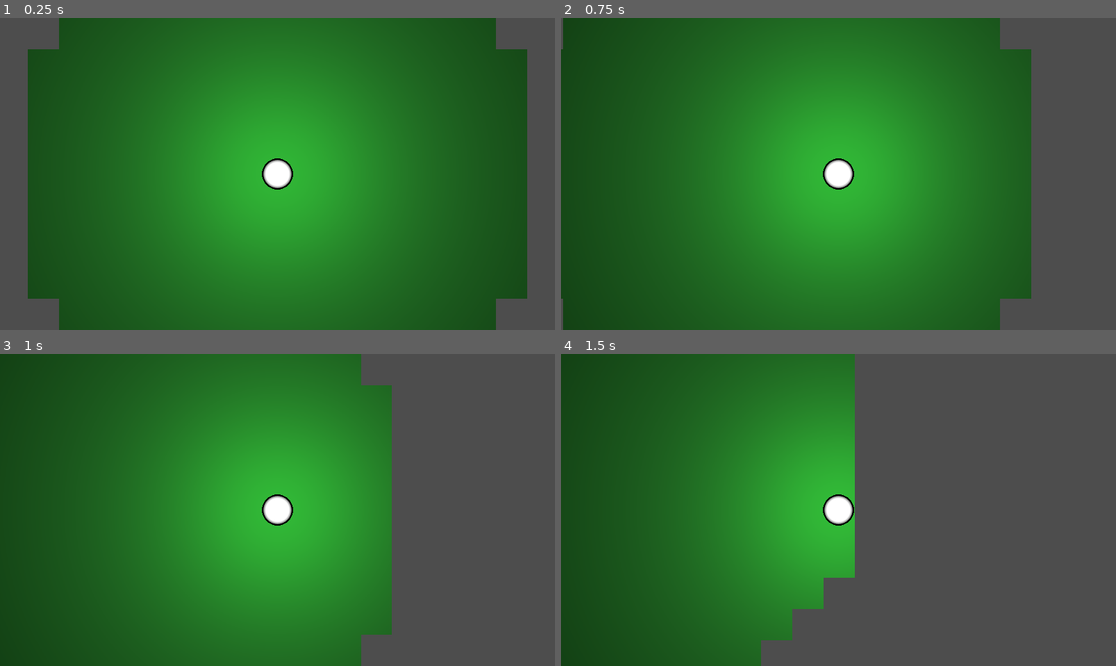
Above: before the commit, frames 1-4 (two rows, left to right).
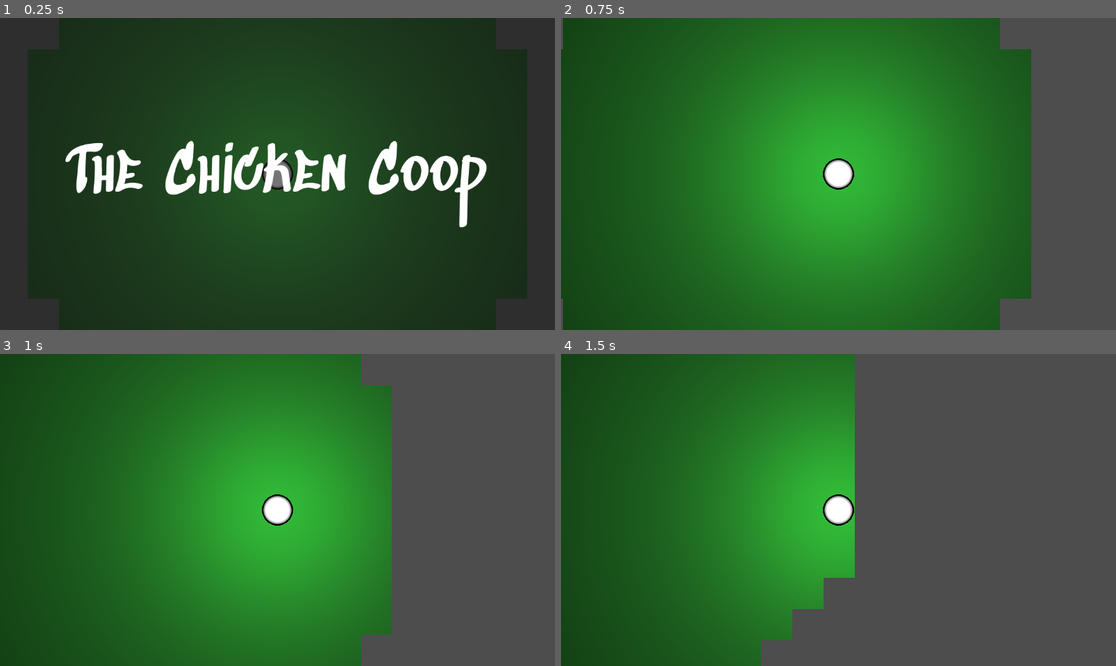
Above: after the commit, the same moments.

Repository: to-jajav33/flowingRPG
Game: Godot game, scene res://main/main.tscn
Same seed, same stepped clock (60 frames per second), same inputs: the game is played once before the commit and once after it.
Inputs:
- Up to frame 1 (0.25 s): no input
- Up to frame 2 (0.75 s): tap Enter at 0.5 s; hold Right (ui_right) from 0.53 s (still down)
- Up to frame 3 (1 s): keep holding Right (ui_right)
- Up to frame 4 (1.5 s): release Right (ui_right) at 1.28 s; hold Down (ui_down) from 1.28 s (still down)

The runs differ from the first frame. In frame 1, 100% of the frame differs, in the area x 0-100%, y 0-100%; in frame 2, nothing differs; in frame 3, nothing differs; in frame 4, nothing differs.

Commit message:
Adding title screen

Diff:
--- /dev/null
+++ b/main/components/title_screen.gd
@@ -0,0 +1,15 @@
+extends Control
+
+
+# Called when the node enters the scene tree for the first time.
+func _ready():
+	set_process(false);
+	set_process_input(true);
+	pass # Replace with function body.
+
+func _input(event):
+	if (not (event is InputEventMouse)):
+		self.visible = false;
+		set_process_input(false);
+		return;
+	pass;
--- /dev/null
+++ b/main/components/title_screen.tscn
@@ -0,0 +1,41 @@
+[gd_scene load_steps=4 format=3 uid="uid://b860u5rx014n2"]
+
+[ext_resource type="FontFile" uid="uid://c3avfipu7i6w7" path="res://main/fonts/Sedgwick_Ave_Display/SedgwickAveDisplay-Regular.ttf" id="1_cetev"]
+[ext_resource type="Script" path="res://main/components/title_screen.gd" id="1_d6gen"]
+
+[sub_resource type="LabelSettings" id="LabelSettings_4c0f5"]
+font = ExtResource("1_cetev")
+font_size = 128
+
+[node name="title_screen" type="Control"]
+layout_mode = 3
+anchors_preset = 15
+anchor_right = 1.0
+anchor_bottom = 1.0
+grow_horizontal = 2
+grow_vertical = 2
+script = ExtResource("1_d6gen")
+
+[node name="Panel" type="Panel" parent="."]
+layout_mode = 1
+anchors_preset = 15
+anchor_right = 1.0
+anchor_bottom = 1.0
+grow_horizontal = 2
+grow_vertical = 2
+
+[node name="Label" type="Label" parent="."]
+layout_mode = 1
+anchors_preset = 8
+anchor_left = 0.5
+anchor_top = 0.5
+anchor_right = 0.5
+anchor_bottom = 0.5
+offset_left = -69.0
+offset_top = -13.0
+offset_right = 69.0
+offset_bottom = 13.0
+grow_horizontal = 2
+grow_vertical = 2
+text = "The Chicken Coop"
+label_settings = SubResource("LabelSettings_4c0f5")
--- a/main/main.tscn
+++ b/main/main.tscn
@@ -1,7 +1,8 @@
-[gd_scene load_steps=3 format=3 uid="uid://cdgfwx43ysrr3"]
+[gd_scene load_steps=4 format=3 uid="uid://cdgfwx43ysrr3"]
 
 [ext_resource type="MeshLibrary" uid="uid://con2ofpkrw0pj" path="res://main/tiles/tiles.tres" id="1_urqb3"]
 [ext_resource type="PackedScene" uid="uid://c4kgghoffdd0l" path="res://main/components/main_character.tscn" id="2_kv3hd"]
+[ext_resource type="PackedScene" uid="uid://b860u5rx014n2" path="res://main/components/title_screen.tscn" id="3_oeje8"]
 
 [node name="main" type="Control"]
 layout_mode = 3
@@ -10,11 +11,6 @@
 anchor_bottom = 1.0
 grow_horizontal = 2
 grow_vertical = 2
-
-[node name="title_screen" type="Control" parent="."]
-anchors_preset = 0
-offset_right = 40.0
-offset_bottom = 40.0
 
 [node name="level" type="Node3D" parent="."]
 
@@ -28,4 +24,5 @@
 
 [node name="main_character" parent="level" instance=ExtResource("2_kv3hd")]
 
-[node name="coop" type="StaticBody3D" parent="level"]
+[node name="title_screen" parent="." instance=ExtResource("3_oeje8")]
+layout_mode = 1
Not shown, added: main/fonts/Sedgwick_Ave_Display/OFL.txt
Binary file added: main/fonts/Sedgwick_Ave_Display/SedgwickAveDisplay-Regular.ttf
Not shown, added: main/fonts/Sedgwick_Ave_Display/SedgwickAveDisplay-Regular.ttf.import
Not shown, added: main/Sedgwick_Ave_Display.zip
Not shown, added: main/fonts/Sedgwick_Ave_Display.zip
